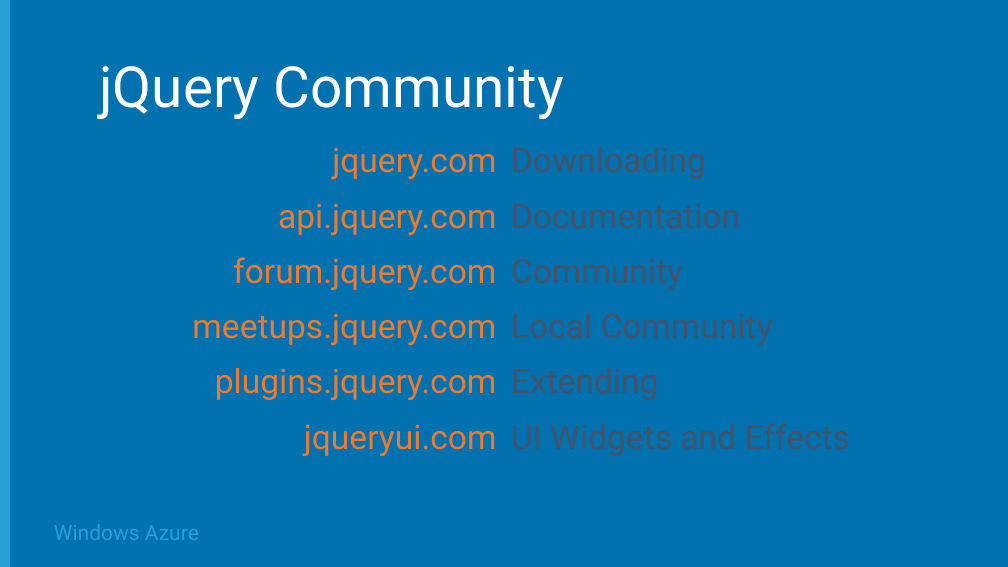
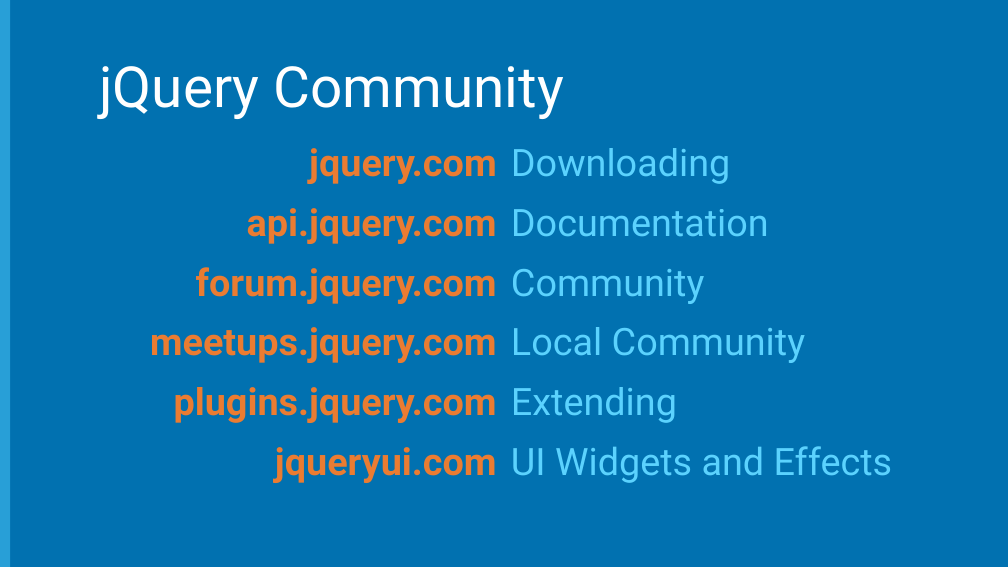
Before and after one commit to Microsoft-Web/DECK-Modern-Web-Front-Ends, a slide deck: slide 18 of 4-Modern-web-front-ends.pptx (slide 15 before the commit). Drawn at 1008x567 pixels with LibreOffice and Linux fonts; fonts in the diff are those of the drawing; background and template pictures are left out. Boxes give left, top, right and bottom in pixels: in the first picture for what was removed or moved away, otherwise in the second. Text is boxed around its words. In the diff, an @@ line names an element or a change of style, - is before the commit and + after.

```diff
--- a/4-Modern-web-front-ends.pptx
+++ b/4-Modern-web-front-ends.pptx
@@ text "jquery.com" at [150,148,497,483]: size 32 to 36 pt, bold on @@
@@ text "Downloading" at [511,148,893,483]: size 32 to 36 pt, text colour #44546A to #5DD4FF @@
@@ text removed at [54,525,199,540] @@
-Windows Azure
```
Also in this commit, not shown: 26 other slides changed, 6 slides added, 1 slide removed.
